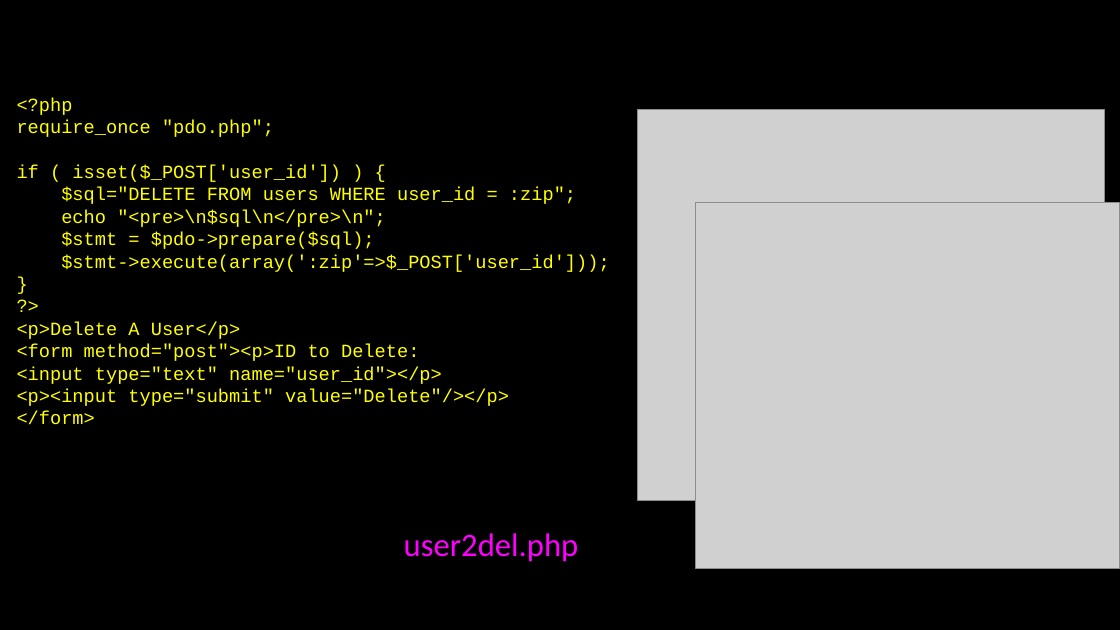
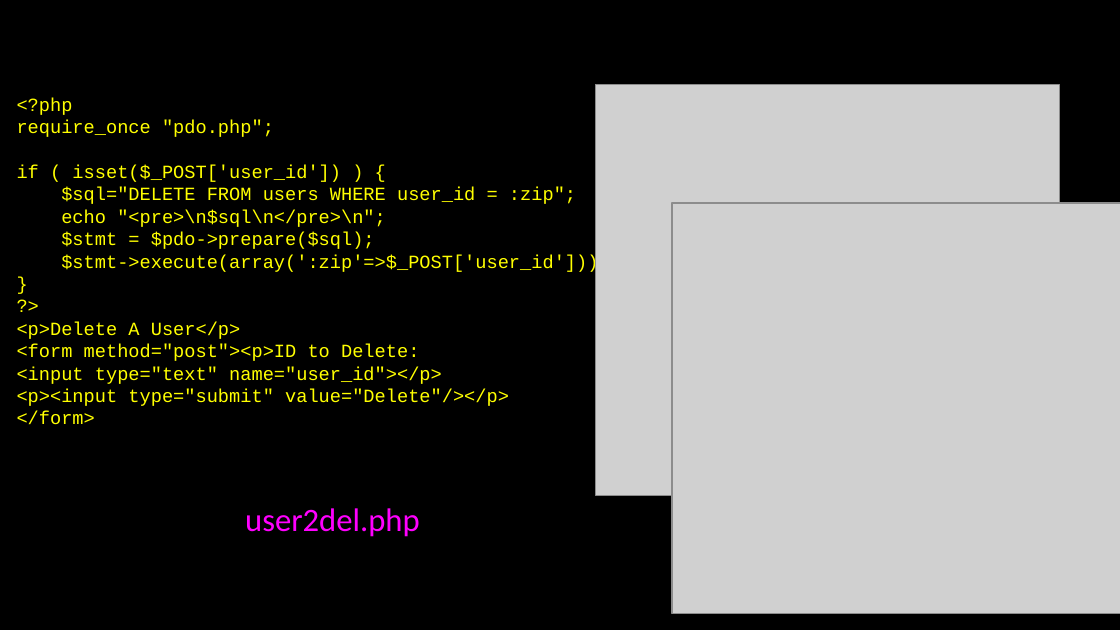
Before and after one commit to csev/wa4e, a slide deck: slide 20 of lectures/PHP-06-MySQL-PDO.ppt. Drawn at 1120x630 pixels with LibreOffice and Linux fonts; fonts in the diff are those of the drawing; grey boxes stand for pictures. Boxes give left, top, right and bottom in pixels: in the first picture for what was removed or moved away, otherwise in the second. Text is boxed around its words. In the diff, an @@ line names an element or a change of style, - is before the commit and + after.

```diff
--- a/lectures/PHP-06-MySQL-PDO.ppt
+++ b/lectures/PHP-06-MySQL-PDO.ppt
@@ picture: place and size @@
-picture at box(637, 110, 1103, 501)
+picture at box(595, 85, 1060, 496)
@@ picture: place and size @@
-picture at box(696, 203, 1120, 568)
+picture at box(672, 203, 1120, 614)
@@ text "user2del.php": place and size @@
-text "user2del.php" at box(404, 533, 579, 562)
+text "user2del.php" at box(245, 508, 420, 537)
```
Also in this commit, not shown: 17 other slides changed, 1 slide added, 2 slides removed, 2 other files.
